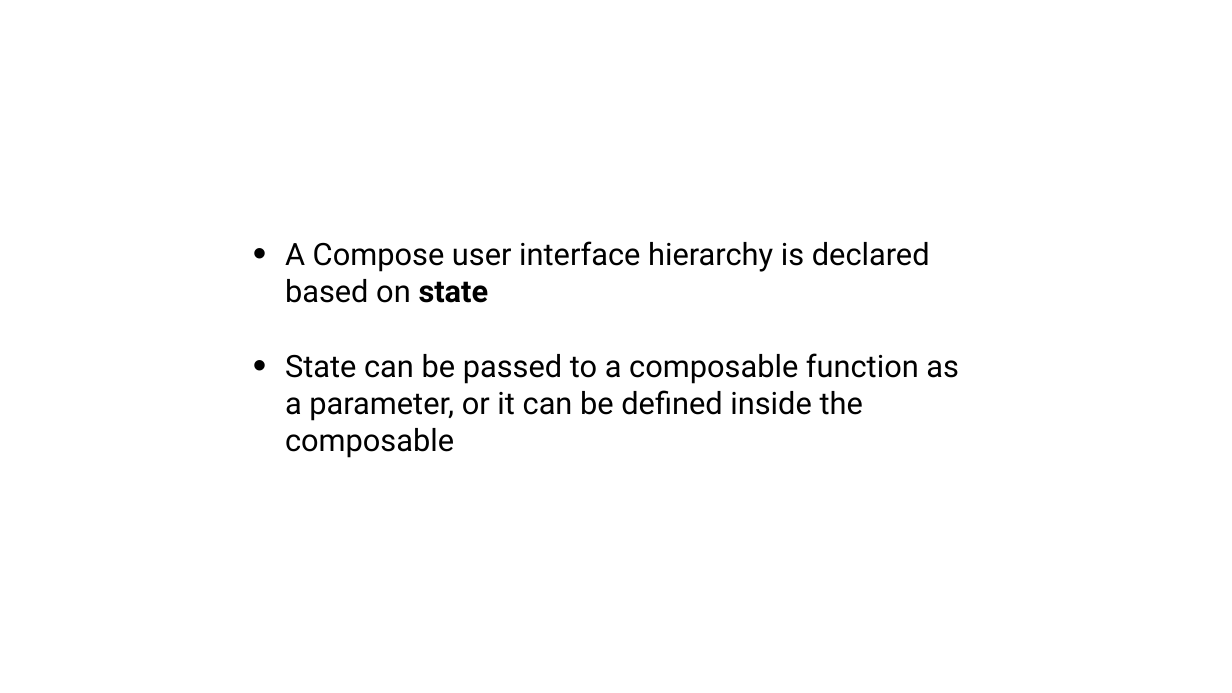
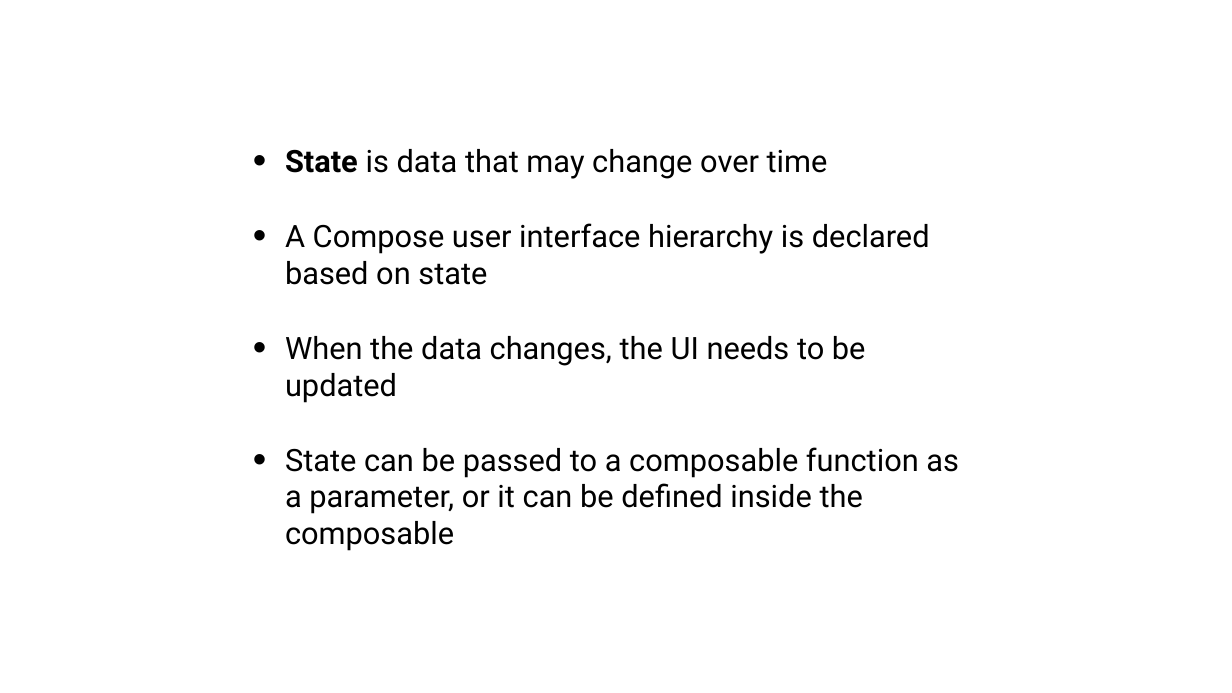
Before and after one commit to tkuenneth/compose_workshop, a slide deck: slide 21 of slides/02_Basics.pptx (slide 18 before the commit). Drawn at 1232x693 pixels with LibreOffice and Linux fonts; fonts in the diff are those of the drawing; background and template pictures are left out. Boxes give left, top, right and bottom in pixels: in the first picture for what was removed or moved away, otherwise in the second. Text is boxed around its words. In the diff, an @@ line names an element or a change of style, - is before the commit and + after.

```diff
--- a/slides/02_Basics.pptx
+++ b/slides/02_Basics.pptx
@@ text at (285, 149, 828, 179): paragraph added @@
+• State is data that may change over time
@@ text at (285, 223, 930, 285): bold off in "state" @@
@@ text at (285, 336, 866, 403): paragraph added @@
+• When the data changes, the UI needs to be updated
```
Also in this commit, not shown: 4 other slides changed, 3 slides added, 1 slide removed, 3 other files.
